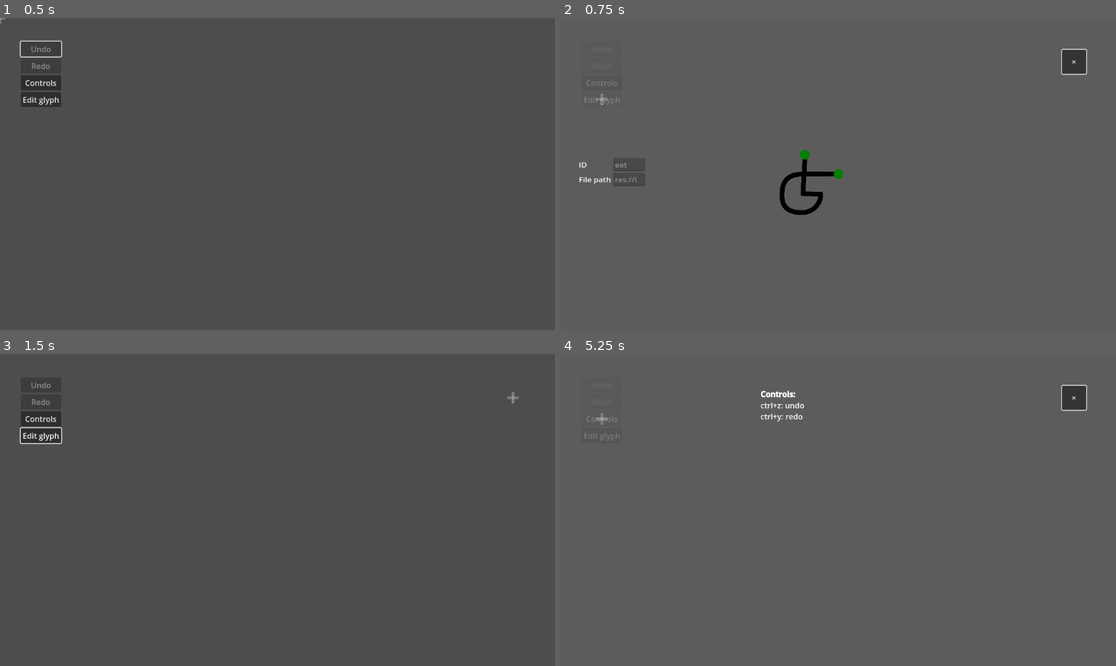
Above: before the commit, frames 1-4 (two rows, left to right).
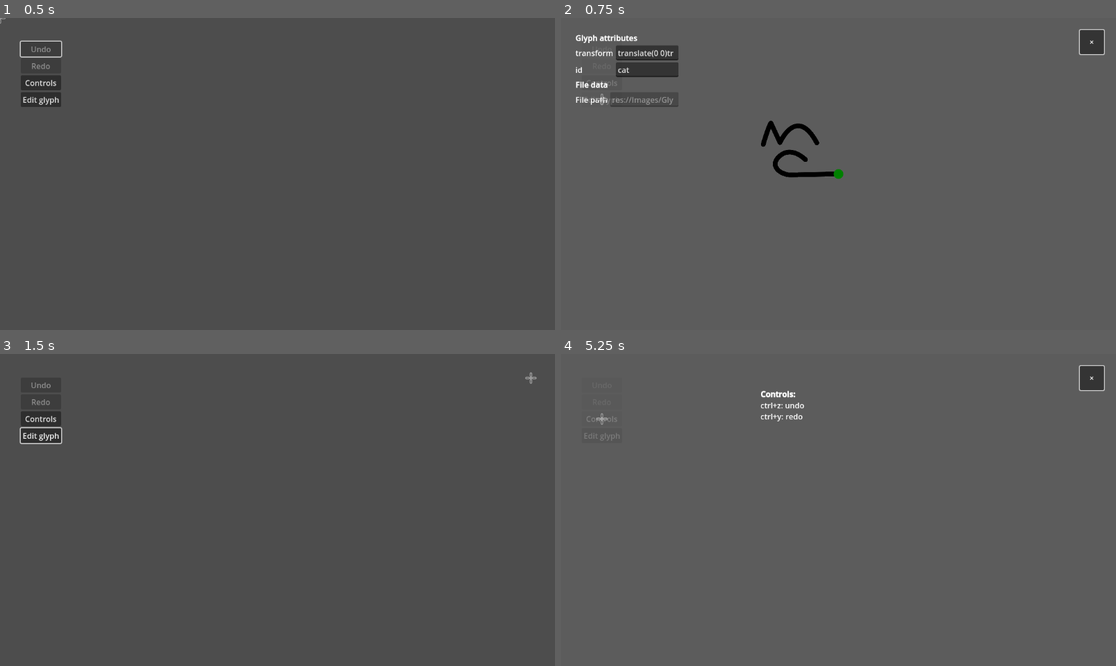
Above: after the commit, the same moments.

Repository: Ists-Cilveks/UNLWS-Renderer
Game: Godot game, scene res://Scripts/unlws_editor.tscn
Same seed, same stepped clock (60 frames per second), same inputs: the game is played once before the commit and once after it.
Inputs:
- Up to frame 1 (0.5 s): no input
- Up to frame 2 (0.75 s): click "Edit glyph" at 0.5 s
- Up to frame 3 (1.5 s): click "×" at 1.25 s
- Up to frame 4 (5.25 s): click "Edit glyph" at 2 s; click "×" at 2.75 s; click "Edit glyph" at 3.5 s; click "×" at 4.25 s; click "Controls" at 5 s

Frame 1 is identical in both runs. In frame 2, 3.2% of the frame differs, in the area x 2-98%, y 3-64%; in frame 3, less than 0.1%; in frame 4, 0.7%.

Commit message:
Rework glyph editor to show all top-level attributes of the instance

Diff:
--- a/Scripts/Popups/GlyphContainer.gd
+++ b/Scripts/Popups/GlyphContainer.gd
@@ -1,14 +1,16 @@
 extends Control
 
-signal glyph_type_set(glyph_type)
-
-var glyph_instance_scene = preload("../Glyphs/glyph_instance.tscn")
+var glyph_instance
 
 func _ready():
-	init(Glyph_List.glyphs["eat"])
+	#init(Glyph_List.glyphs["eat"])
+	pass
 
-func init(glyph_type):
-	var glyph_instance = glyph_instance_scene.instantiate()
-	glyph_instance.init(glyph_type)
+func init(new_instance):
+	glyph_instance = new_instance
+	assert(len(get_children()) == 0)
 	add_child(glyph_instance)
-	glyph_type_set.emit(glyph_type)
+
+
+func _on_container_glyph_instance_set(new_instance):
+	init(new_instance)
--- a/Scripts/Popups/controls_info.tscn
+++ b/Scripts/Popups/controls_info.tscn
@@ -4,7 +4,7 @@
 
 [node name="ControlsInfo" instance=ExtResource("1_cacc3")]
 
-[node name="Text" type="RichTextLabel" parent="." index="1"]
+[node name="Text" type="RichTextLabel" parent="Container" index="1"]
 layout_mode = 1
 anchors_preset = 8
 anchor_left = 0.5
--- /dev/null
+++ b/Scripts/Popups/glyph_attributes_info.gd
@@ -0,0 +1,29 @@
+extends GridContainer
+
+var rows = []
+var glyph_instance
+
+
+func create_attribute_list():
+	var attributes = glyph_instance.get_instance_attributes()
+	for attribute_name in attributes:
+		add_simple_attribute_row(attribute_name)
+
+
+func add_simple_attribute_row(attribute_name):
+	var get_new_value = func get_new_value():
+		return self.glyph_instance.get_instance_attribute(attribute_name)
+	var on_change = func on_change(new_text):
+		self.glyph_instance.set_instance_attribute(attribute_name, new_text)
+		return true
+	var new_row = Grid_Row_With_Line_Edit.new(self, attribute_name, get_new_value, on_change)
+
+	new_row.add_to_grid(self)
+	rows.append(new_row)
+
+
+func _on_container_glyph_instance_set(new_instance):
+	glyph_instance = new_instance
+	create_attribute_list()
+	for row in rows:
+		row.update_text()
--- a/Scripts/Popups/glyph_editor.tscn
+++ b/Scripts/Popups/glyph_editor.tscn
@@ -1,13 +1,18 @@
-[gd_scene load_steps=5 format=3 uid="uid://doq8y7f5spavf"]
+[gd_scene load_steps=7 format=3 uid="uid://doq8y7f5spavf"]
 
 [ext_resource type="PackedScene" uid="uid://cygnq37lffaup" path="res://Scripts/Popups/popup.tscn" id="1_a8lgy"]
 [ext_resource type="Script" path="res://Scripts/Popups/GlyphContainer.gd" id="2_ouhl2"]
-[ext_resource type="Script" path="res://temp/IDLineEdit.gd" id="3_ka61x"]
+[ext_resource type="Script" path="res://Scripts/Popups/glyph_editor_container.gd" id="2_t62nn"]
+[ext_resource type="Script" path="res://Scripts/Popups/glyph_attributes_info.gd" id="4_21xue"]
 [ext_resource type="Script" path="res://temp/PathLineEdit.gd" id="4_qt3ee"]
+[ext_resource type="LabelSettings" uid="uid://pqgvl8pp1tfe" path="res://Styles/bold_label.tres" id="4_tun3w"]
 
 [node name="GlyphEditor" instance=ExtResource("1_a8lgy")]
 
-[node name="GlyphContainer" type="Control" parent="." index="1"]
+[node name="Container" parent="." index="0"]
+script = ExtResource("2_t62nn")
+
+[node name="GlyphContainer" type="Control" parent="Container" index="1"]
 layout_mode = 1
 anchors_preset = 8
 anchor_left = 0.5
@@ -18,36 +23,58 @@
 grow_vertical = 2
 script = ExtResource("2_ouhl2")
 
-[node name="Info" type="GridContainer" parent="." index="2"]
+[node name="MarginContainer" type="MarginContainer" parent="Container" index="2"]
 layout_mode = 1
-anchors_preset = 4
-anchor_top = 0.5
-anchor_bottom = 0.5
-offset_left = 37.0
-offset_top = -33.0
-offset_right = 125.0
-offset_bottom = 33.0
+anchors_preset = 9
+anchor_bottom = 1.0
+offset_right = 244.0
 grow_vertical = 2
-scale = Vector2(1, 0.88)
+theme_override_constants/margin_left = 30
+theme_override_constants/margin_top = 30
+theme_override_constants/margin_bottom = 30
+
+[node name="InfoScrollContainer" type="ScrollContainer" parent="Container/MarginContainer" index="0"]
+layout_mode = 2
+follow_focus = true
+horizontal_scroll_mode = 0
+
+[node name="Info" type="GridContainer" parent="Container/MarginContainer/InfoScrollContainer" index="0"]
+layout_mode = 2
+size_flags_horizontal = 3
+
+[node name="GlyphAttributesLabel" type="Label" parent="Container/MarginContainer/InfoScrollContainer/Info" index="0"]
+layout_mode = 2
+text = "Glyph attributes"
+label_settings = ExtResource("4_tun3w")
+
+[node name="GlyphAttributes" type="GridContainer" parent="Container/MarginContainer/InfoScrollContainer/Info" index="1"]
+layout_mode = 2
+size_flags_horizontal = 3
+theme_override_constants/h_separation = 5
+columns = 2
+script = ExtResource("4_21xue")
+
+[node name="FileDataLabel" type="Label" parent="Container/MarginContainer/InfoScrollContainer/Info" index="2"]
+layout_mode = 2
+text = "File data"
+label_settings = ExtResource("4_tun3w")
+
+[node name="FileData" type="GridContainer" parent="Container/MarginContainer/InfoScrollContainer/Info" index="3"]
+layout_mode = 2
+size_flags_horizontal = 3
+theme_override_constants/h_separation = 5
 columns = 2
 
-[node name="IDLabel" type="Label" parent="Info" index="0"]
-layout_mode = 2
-text = "ID"
-
-[node name="IDLineEdit" type="LineEdit" parent="Info" index="1"]
-layout_mode = 2
-editable = false
-script = ExtResource("3_ka61x")
-
-[node name="PathLabel" type="Label" parent="Info" index="2"]
+[node name="PathLabel" type="Label" parent="Container/MarginContainer/InfoScrollContainer/Info/FileData" index="0"]
 layout_mode = 2
 text = "File path"
 
-[node name="PathLineEdit" type="LineEdit" parent="Info" index="3"]
+[node name="PathLineEdit" type="LineEdit" parent="Container/MarginContainer/InfoScrollContainer/Info/FileData" index="1"]
 layout_mode = 2
+size_flags_horizontal = 3
 editable = false
 script = ExtResource("4_qt3ee")
 
-[connection signal="glyph_type_set" from="GlyphContainer" to="Info/IDLineEdit" method="_on_glyph_container_glyph_type_set"]
-[connection signal="glyph_type_set" from="GlyphContainer" to="Info/PathLineEdit" method="_on_glyph_container_glyph_type_set"]
+[connection signal="glyph_instance_set" from="Container" to="Container/GlyphContainer" method="_on_container_glyph_instance_set"]
+[connection signal="glyph_instance_set" from="Container" to="Container/MarginContainer/InfoScrollContainer/Info/GlyphAttributes" method="_on_container_glyph_instance_set"]
+[connection signal="glyph_instance_set" from="Container" to="Container/MarginContainer/InfoScrollContainer/Info/FileData/PathLineEdit" method="_on_container_glyph_instance_set"]
--- /dev/null
+++ b/Scripts/Popups/glyph_editor_container.gd
@@ -0,0 +1,18 @@
+extends Control
+
+signal glyph_instance_set(new_instance)
+
+var glyph_instance_scene = preload("../Glyphs/glyph_instance.tscn")
+var glyph_instance
+
+func _ready():
+	# TODO: temporary, set_glyph_instance should be called from outside the scene
+	var new_glyph_type = Glyph_List.glyphs["cat"]
+	var new_instance = glyph_instance_scene.instantiate()
+	new_instance.init(new_glyph_type)
+	set_glyph_instance(new_instance)
+
+
+func set_glyph_instance(new_instance):
+	glyph_instance = new_instance
+	glyph_instance_set.emit(new_instance)
--- a/Scripts/Popups/popup.gd
+++ b/Scripts/Popups/popup.gd
@@ -1,12 +1,11 @@
 extends Control
 
 func _ready():
-	Focus_Handler.push($CloseButton)
+	Focus_Handler.push($Container/CloseButton)
 
 func _unhandled_input(event):
-	if event is InputEventKey and event.pressed:
-		if event.is_action_pressed("ui_cancel"):
-			remove()
+	if event.is_action_pressed("ui_cancel"):
+		remove()
 
 func _on_close_button_pressed():
 	remove()
--- a/Scripts/Popups/popup.tscn
+++ b/Scripts/Popups/popup.tscn
@@ -10,16 +10,24 @@
 offset_bottom = 648.0
 script = ExtResource("1_nwkt5")
 
-[node name="CloseButton" type="Button" parent="."]
+[node name="Container" type="Control" parent="."]
+layout_mode = 1
+anchors_preset = 15
+anchor_right = 1.0
+anchor_bottom = 1.0
+grow_horizontal = 2
+grow_vertical = 2
+
+[node name="CloseButton" type="Button" parent="Container"]
 layout_mode = 1
 anchors_preset = 1
 anchor_left = 1.0
 anchor_right = 1.0
-offset_left = -112.0
-offset_top = 66.0
-offset_right = -62.0
-offset_bottom = 116.0
+offset_left = -75.0
+offset_top = 25.0
+offset_right = -25.0
+offset_bottom = 75.0
 grow_horizontal = 0
 text = "×"
 
-[connection signal="pressed" from="CloseButton" to="." method="_on_close_button_pressed"]
+[connection signal="pressed" from="Container/CloseButton" to="." method="_on_close_button_pressed"]
--- /dev/null
+++ b/Scripts/UI/grid_row_with_line_edit.gd
@@ -0,0 +1,47 @@
+class_name Grid_Row_With_Line_Edit extends Object
+
+var parent
+var label = Label.new()
+var line_edit = LineEdit.new()
+var get_new_value
+var on_change
+var get_new_get_new_value
+var get_new_on_change
+var on_change_connected = false
+
+func _init(init_parent, label_name, init_get_new_value = null, init_on_change = null):
+	parent = init_parent
+
+	label.name = label_name+"Label"
+	label.text = label_name
+
+	line_edit.name = label_name+"LineEdit"
+	line_edit.size_flags_horizontal = Control.SIZE_EXPAND_FILL
+
+	set_get_new_value(init_get_new_value)
+	set_on_change(init_on_change)
+
+
+func set_get_new_value(new_get_new_value):
+	get_new_value = new_get_new_value
+	if not get_new_value:
+		get_new_value = func get_empty_string(): return ""
+
+func set_on_change(new_on_change):
+	if on_change_connected:
+		# TODO: test/use this
+		line_edit.text_changed.disconnect(on_change)
+		on_change_connected = false
+	on_change = new_on_change
+	if on_change:
+		line_edit.text_changed.connect(on_change)
+		on_change_connected = true
+
+
+
+func add_to_grid(grid):
+	grid.add_child(label)
+	grid.add_child(line_edit)
+
+func update_text():
+	line_edit.text = get_new_value.call()
--- /dev/null
+++ b/Styles/bold_label.tres
@@ -0,0 +1,8 @@
+[gd_resource type="LabelSettings" load_steps=2 format=3 uid="uid://pqgvl8pp1tfe"]
+
+[sub_resource type="FontVariation" id="FontVariation_ignor"]
+variation_embolden = 0.62
+
+[resource]
+resource_name = "Bold label"
+font = SubResource("FontVariation_ignor")
--- a/temp/IDLineEdit.gd
+++ /dev/null
@@ -1,4 +0,0 @@
-extends LineEdit
-
-func _on_glyph_container_glyph_type_set(glyph_type):
-	text = glyph_type.name
--- a/temp/PathLineEdit.gd
+++ b/temp/PathLineEdit.gd
@@ -1,4 +1,4 @@
 extends LineEdit
 
-func _on_glyph_container_glyph_type_set(glyph_type):
-	text = glyph_type.sprite_path
+func _on_container_glyph_instance_set(new_instance):
+	text = new_instance.glyph_type.sprite_path
